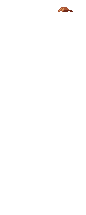
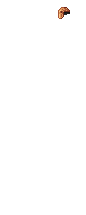
Comparing the layer stacks of the two 86×215 images. Changes:
painted on "head.png" over [58, 7, 73, 19]
